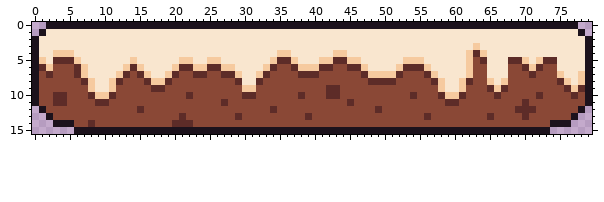
Sprite sheet -- Assets/world-platform.png. This is how it looked before the edit.
The file is 80x16 pixels.
New version:
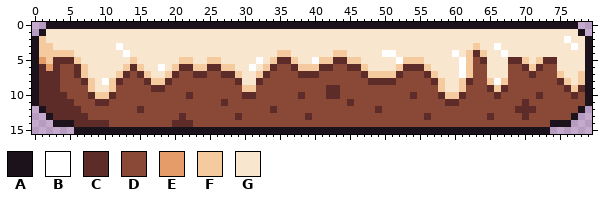
Palette (. is transparent): A #1c121c  B #ffffff  C #5d2c28  D #8a4836  E #e69c69  F #f6ca9f  G #f9e6cf
Changes in this commit:
{"y":2,"x":1,"old":"G","new":"F"}
{"y":2,"x":76,"old":"G","new":"B"}
{"y":3,"x":1,"old":"GG","new":"FF"}
{"y":3,"x":12,"old":"G","new":"B"}
{"y":3,"x":66,"old":"G","new":"B"}
{"y":3,"x":77,"old":"G","new":"B"}
{"y":4,"x":1,"old":"GG","new":"FF"}
{"y":4,"x":13,"old":"G","new":"B"}
{"y":4,"x":50,"old":"GG","new":"BB"}
{"y":4,"x":60,"old":"G","new":"B"}
{"y":4,"x":67,"old":"G","new":"B"}
{"y":5,"x":1,"old":"FG","new":"EF"}
{"y":5,"x":32,"old":"G","new":"B"}
{"y":5,"x":40,"old":"G","new":"B"}
{"y":5,"x":52,"old":"G","new":"B"}
{"y":5,"x":61,"old":"G","new":"B"}
{"y":6,"x":2,"old":"FD","new":"EC"}
{"y":6,"x":18,"old":"G","new":"B"}
{"y":6,"x":31,"old":"G","new":"B"}
{"y":6,"x":61,"old":"G","new":"B"}
{"y":7,"x":1,"old":"D","new":"C"}
{"y":7,"x":3,"old":"D","new":"C"}
{"y":7,"x":61,"old":"G","new":"B"}
{"y":8,"x":1,"old":"DDD","new":"CCC"}
{"y":8,"x":10,"old":"G","new":"B"}
{"y":8,"x":66,"old":"G","new":"B"}
{"y":9,"x":1,"old":"DDD","new":"CCC"}
{"y":10,"x":1,"old":"DD","new":"CC"}
{"y":11,"x":1,"old":"DD","new":"CC"}
{"y":11,"x":5,"old":"D","new":"C"}
{"y":12,"x":2,"old":"DDDDD","new":"CCCCC"}
{"y":13,"x":3,"old":"DDDDD","new":"CCCCC"}
{"y":14,"x":6,"old":"DD","new":"CC"}
{"y":14,"x":9,"old":"DD","new":"CC"}
